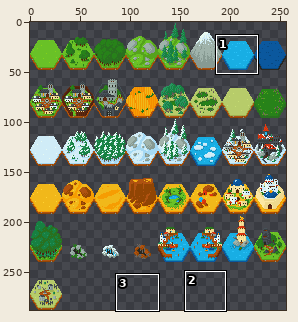
One commit to this sprite sheet: assets/sprites/fantasyhextiles_v3.png. Above, an overview of the earlier version with the close-up marked.
Close-up. Before the commit:
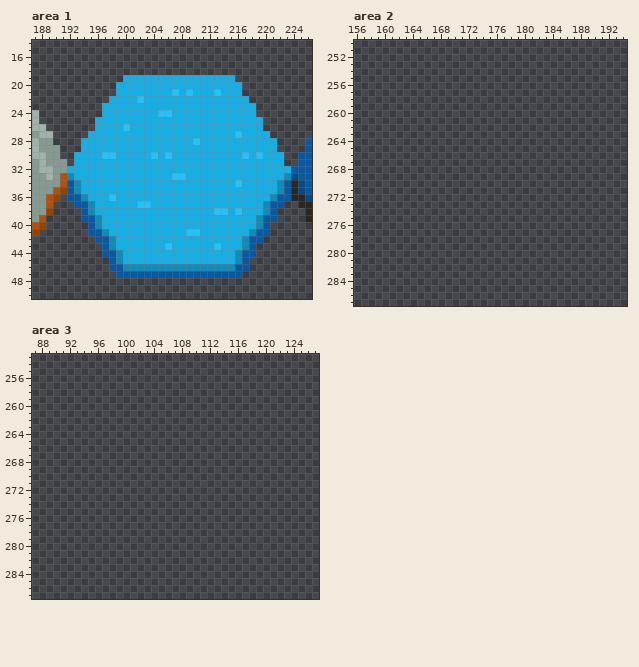
The file is 256x288 pixels. Shown: area 1: x 187..226, y 14..50; area 2: x 156..194, y 250..287; area 3: x 87..127, y 253..287.
New version:
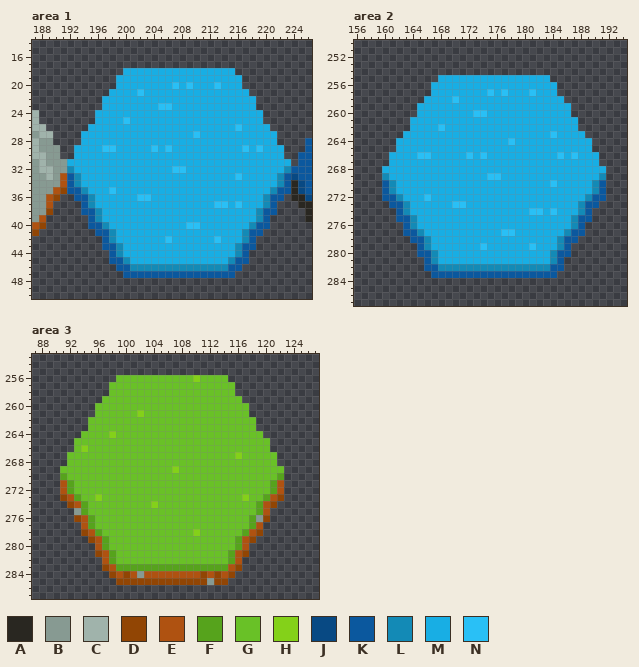
Palette (. is transparent): A #292721  B #879a92  C #a0b3ab  D #914504  E #af5211  F #56a31c  G #69c127  H #84d119  J #084983  K #0b589e  L #138ab6  M #18aee4  N #29c0f6
Edits made:
Changed rows in their new state; - is an unchanged pixel.
Area 1:
first column x 192:
18 --------MMMMMMMMMMMMMMMM--------
19 -------M----------------M-------
20 ---------------N-N---N----------
21 ------M---N----M-M---M---M------
22 -----M----M---------------M-----
23 -------------NN-----------------
24 ----M--------MM------------M----
25 --------N-----------------------
26 ---M----M---------------N---M---
27 --M---------------N-----M----M--
28 ------------------M-------------
29 -M---NN-----N-N----------N-N--M-
30 -----MM-----M-M----------M-M----
31 M------------------------------M
32 L--------------NN--------------L
33 KL-------------MM-------N-----LK
34 ------------------------M-------
35 -KL---N----------------------LK-
36 .-KL--M---NN----------------LK-.
37 -.--------MM---------NN-N-----.-
38 ---KL----------------MM-M--LK---
39 --.--------------------------.--
40 ----KL-----------NN-------LK----
41 ---.-KL----------MM------LK-.---
42 ----.---------N------N-----.----
43 ------KL------M------M--LK------
44 -----.--------------------.-----
45 -------KL--------------LK-------
46 ------.-K--------------K-.------
47 -------.----------------.-------
Area 2:
first column x 160:
255 --------MMMMMMMMMMMMMMMM--------
256 -------MMMMMMMMMMMMMMMMMM-------
257 -------MMMMMMMMNMNMMMNMMM-------
258 ------MMMMNMMMMMMMMMMMMMMM------
259 -----MMMMMMMMMMMMMMMMMMMMMM-----
260 -----MMMMMMMMNNMMMMMMMMMMMM-----
261 ----MMMMMMMMMMMMMMMMMMMMMMMM----
262 ----MMMMNMMMMMMMMMMMMMMMMMMM----
263 ---MMMMMMMMMMMMMMMMMMMMMNMMMM---
264 --MMMMMMMMMMMMMMMMNMMMMMMMMMMM--
265 --MMMMMMMMMMMMMMMMMMMMMMMMMMMM--
266 -MMMMNNMMMMMNMNMMMMMMMMMMNMNMMM-
267 -MMMMMMMMMMMMMMMMMMMMMMMMMMMMMM-
268 MMMMMMMMMMMMMMMMMMMMMMMMMMMMMMMM
269 LMMMMMMMMMMMMMMNNMMMMMMMMMMMMMML
270 KLMMMMMMMMMMMMMMMMMMMMMMNMMMMMLK
271 KLMMMMMMMMMMMMMMMMMMMMMMMMMMMMLK
272 KKLMMMNMMMMMMMMMMMMMMMMMMMMMMLKK
273 -KKLMMMMMMNNMMMMMMMMMMMMMMMMLKK-
274 --KLMMMMMMMMMMMMMMMMMNNMNMMMLK--
275 --KKLMMMMMMMMMMMMMMMMMMMMMMLKK--
276 ---KLMMMMMMMMMMMMMMMMMMMMMMLK---
277 ---KKLMMMMMMMMMMMNNMMMMMMMLKK---
278 ----KKLMMMMMMMMMMMMMMMMMMLKK----
279 -----KLMMMMMMMNMMMMMMNMMMLK-----
280 -----KKLMMMMMMMMMMMMMMMMLKK-----
281 ------KLMMMMMMMMMMMMMMMMLK------
282 ------KKLLLLLLLLLLLLLLLLKK------
283 -------KKKKKKKKKKKKKKKKKK-------
Area 3:
first column x 91:
256 --------GGGGGGGGGGGHGGGG--------
257 -------GGGGGGGGGGGGGGGGGG-------
258 -------GGGGGGGGGGGGGGGGGG-------
259 ------GGGGGGGGGGGGGGGGGGGG------
260 -----GGGGGGGGGGGGGGGGGGGGGG-----
261 -----GGGGGGHGGGGGGGGGGGGGGG-----
262 ----GGGGGGGGGGGGGGGGGGGGGGGG----
263 ----GGGGGGGGGGGGGGGGGGGGGGGG----
264 ---GGGGHGGGGGGGGGGGGGGGGGGGGG---
265 --GGGGGGGGGGGGGGGGGGGGGGGGGGGG--
266 --GHGGGGGGGGGGGGGGGGGGGGGGGGGG--
267 -GGGGGGGGGGGGGGGGGGGGGGGGHGGGGG-
268 -GGGGGGGGGGGGGGGGGGGGGGGGGGGGGG-
269 GGGGGGGGGGGGGGGGHGGGGGGGGGGGGGGG
270 FGGGGGGGGGGGGGGGGGGGGGGGGGGGGGGF
271 EFGGGGGGGGGGGGGGGGGGGGGGGGGGGGFE
272 EFGGGGGGGGGGGGGGGGGGGGGGGGGGGGFE
273 DEFGGHGGGGGGGGGGGGGGGGGGGGHGGFED
274 -DEFGGGGGGGGGHGGGGGGGGGGGGGGFED-
275 --BFGGGGGGGGGGGGGGGGGGGGGGGGFE--
276 --DEFGGGGGGGGGGGGGGGGGGGGGGFBD--
277 ---EFGGGGGGGGGGGGGGGGGGGGGGFE---
278 ---DEFGGGGGGGGGGGGGHGGGGGGFED---
279 ----DEFGGGGGGGGGGGGGGGGGGFED----
280 -----EFGGGGGGGGGGGGGGGGGGFE-----
281 -----DEFGGGGGGGGGGGGGGGGFED-----
282 ------EFGGGGGGGGGGGGGGGGFE------
283 ------DEFFFFFFFFFFFFFFFFED------
284 -------DEDEBEEEEEEEEDEDED-------
285 --------DDDDDDDDDDDDDBDD--------
